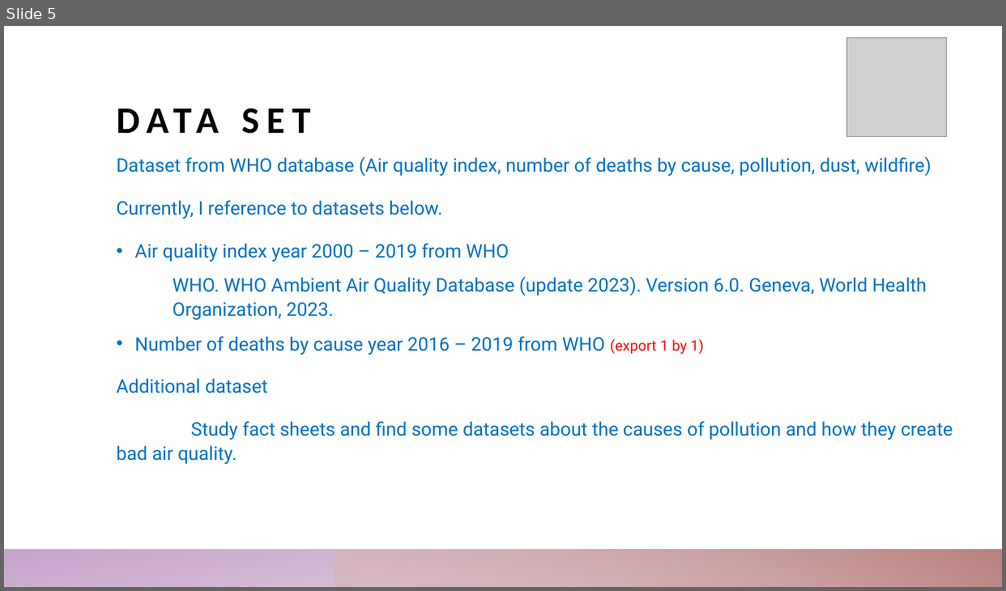
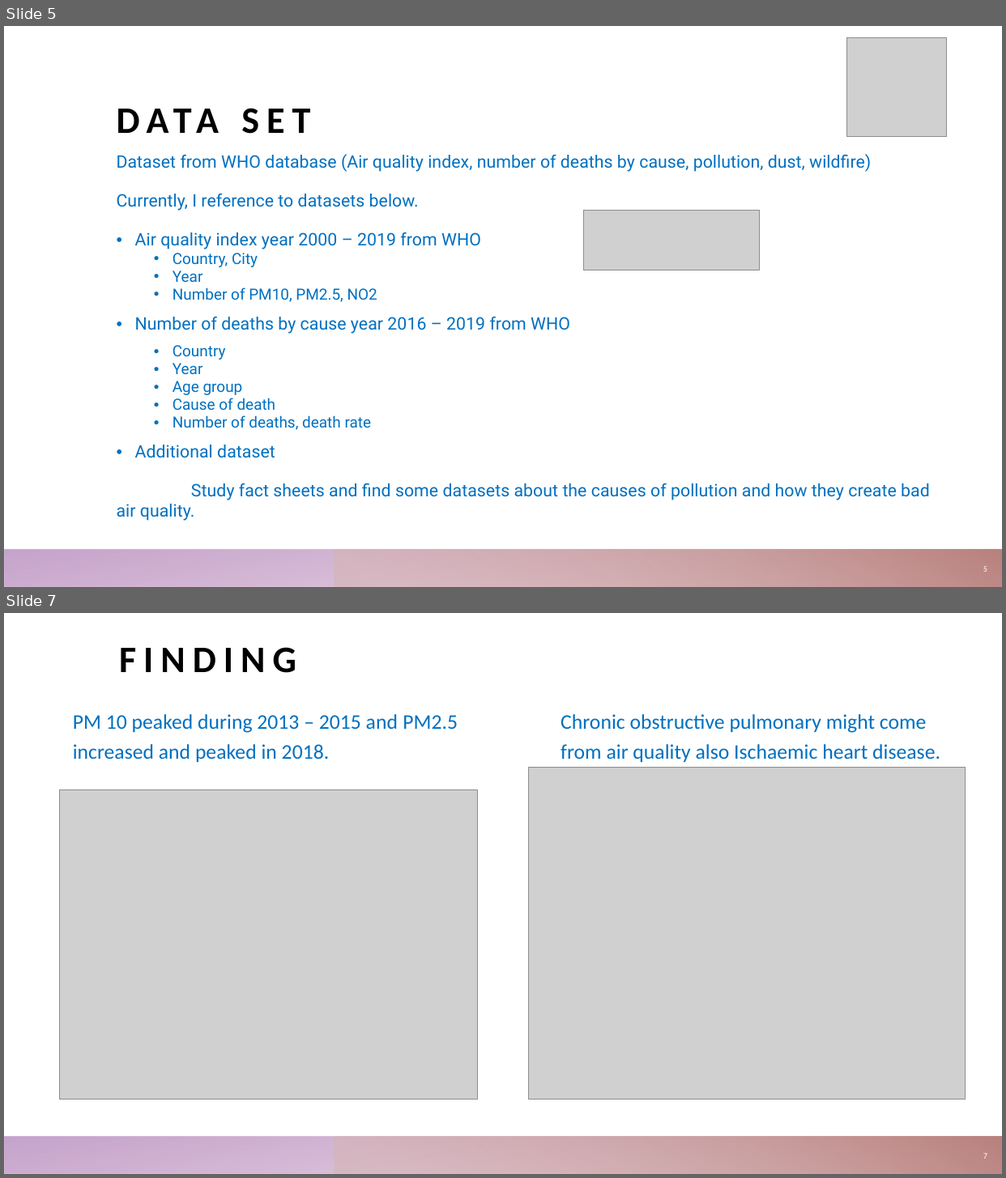
Before and after one commit to Nattie29/Capstone, a slide deck: Capstone Project Sprint1.pptm. Shown one above the other, each under a label of ours: slide 5 before the commit, slides 5 and 7 after it; the slides between them are not shown. The pictures are 1006x591 and 1006x1178 pixels, drawn with LibreOffice and Linux fonts; fonts in the diff are those of the drawing; grey boxes stand for pictures. Boxes give left, top, right and bottom in pixels: in the first picture for what was removed or moved away, otherwise in the second. Text is boxed around its words. In the diff, an @@ line names an element or a change of style, - is before the commit and + after.

```diff
--- a/Capstone Project Sprint1.pptm
+++ b/Capstone Project Sprint1.pptm
@@ slide 7 added at bbox=[4, 613, 1002, 1174], background #FFFFFF; not listed: 2 template elements that a slide beside it also shows @@
@@ title added at bbox=[119, 647, 296, 673], 36 pt, text #000000, bold @@
+FINDING
@@ text added at bbox=[73, 714, 458, 762], 20 pt, text #0070C0 @@
+PM 10 peaked during 2013 – 2015 and PM2.5 increased and peaked in 2018.
@@ text added at bbox=[560, 714, 940, 762], 20 pt, text #0070C0 @@
+Chronic obstructive pulmonary might come from air quality also Ischaemic heart disease.
@@ picture added at bbox=[529, 767, 965, 1100] @@
@@ picture added at bbox=[59, 790, 477, 1100] @@
@@ page number added at bbox=[983, 1153, 987, 1159], 8 pt, text #FFFFFF @@
+7
@@ slide 5 changed as well @@
@@ text at bbox=[117, 154, 930, 521]: size 18 to 16.6 pt in "Dataset from WHO database (Air quality index, ...", "Currently, I reference to datasets below.", "Air quality index year 2000 – 2019 ...", "Additional dataset" and 1 more places; line spacing 1.07 to 0.97; bullet none to • @@
@@ picture added at bbox=[583, 210, 760, 271] @@
@@ text at bbox=[135, 253, 570, 430]: text changed; size 18 to 14.8 pt @@
-WHO. WHO Ambient Air Quality Database (update 2023). Version 6.0. Geneva, World Health Organization, 2023.
-• Number of deaths by cause year 2016 – 2019 from WHO (export 1 by 1)
+  • Country, City
+  • Year
+  • Number of PM10, PM2.5, NO2
+• Number of deaths by cause year 2016 – 2019 from WHO
+  • Country
+  • Year
+  • Age group
+  • Cause of death
+  • Number of deaths, death rate
@@ page number added at bbox=[983, 566, 987, 572], 8 pt, text #FFFFFF @@
+5
```
Also in this commit, not shown: 6 other slides changed, 1 other slide added, 1 slide removed, 2 other files.
